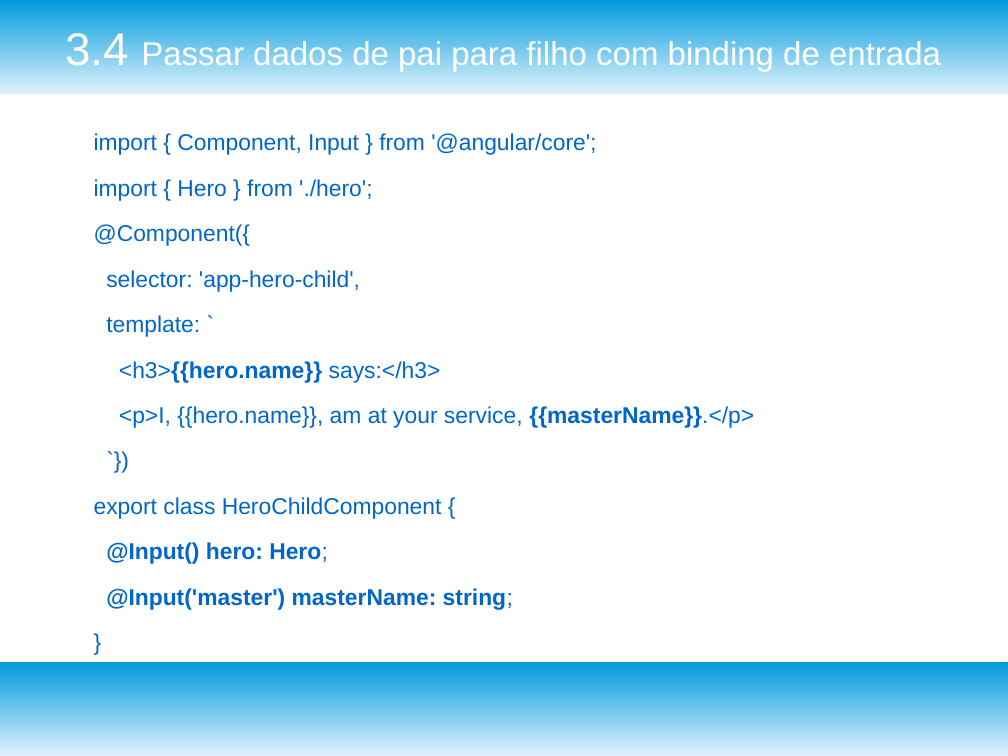
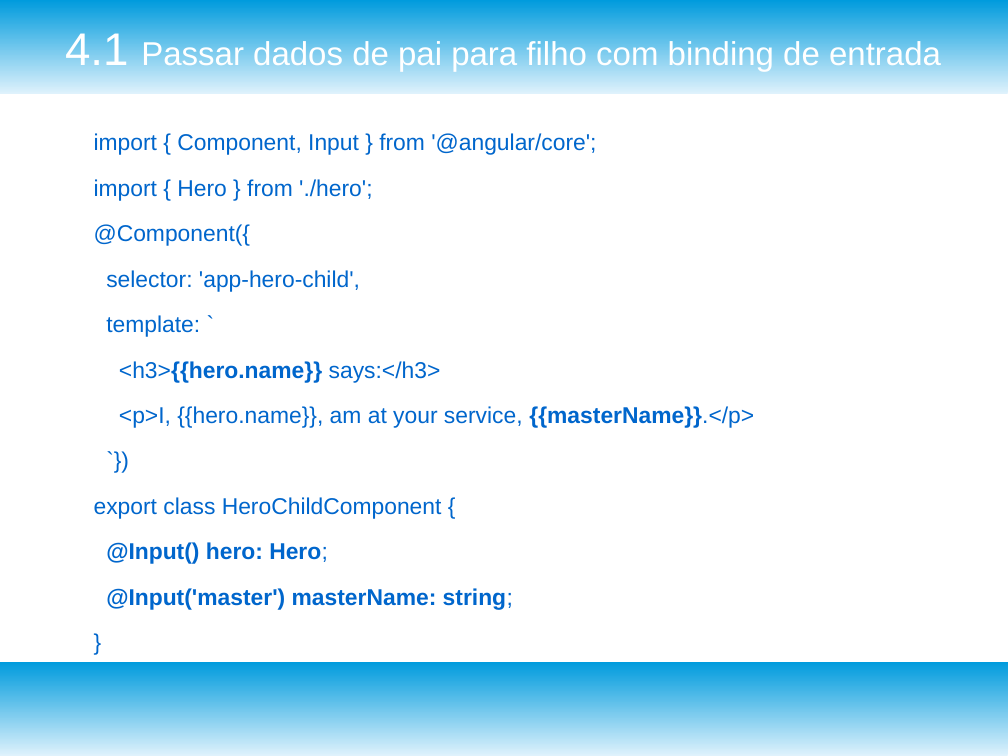
Before and after one commit to josivanribeiro/treinamentoangular, a slide deck: slide 26 of TreinamentoAngular_Aula_3.odp. Drawn at 1008x756 pixels with LibreOffice and Linux fonts; fonts in the diff are those of the drawing. Boxes give left, top, right and bottom in pixels: in the first picture for what was removed or moved away, otherwise in the second. Text is boxed around its words. In the diff, an @@ line names an element or a change of style, - is before the commit and + after.

```diff
--- a/TreinamentoAngular_Aula_3.odp
+++ b/TreinamentoAngular_Aula_3.odp
@@ title at <box>65,30,941,72</box>: text changed @@
-3.4 Passar dados de pai para filho com binding de entrada
+4.1 Passar dados de pai para filho com binding de entrada
```
Also in this commit, not shown: 4 other slides changed, 22 slides added, 14 other files.
